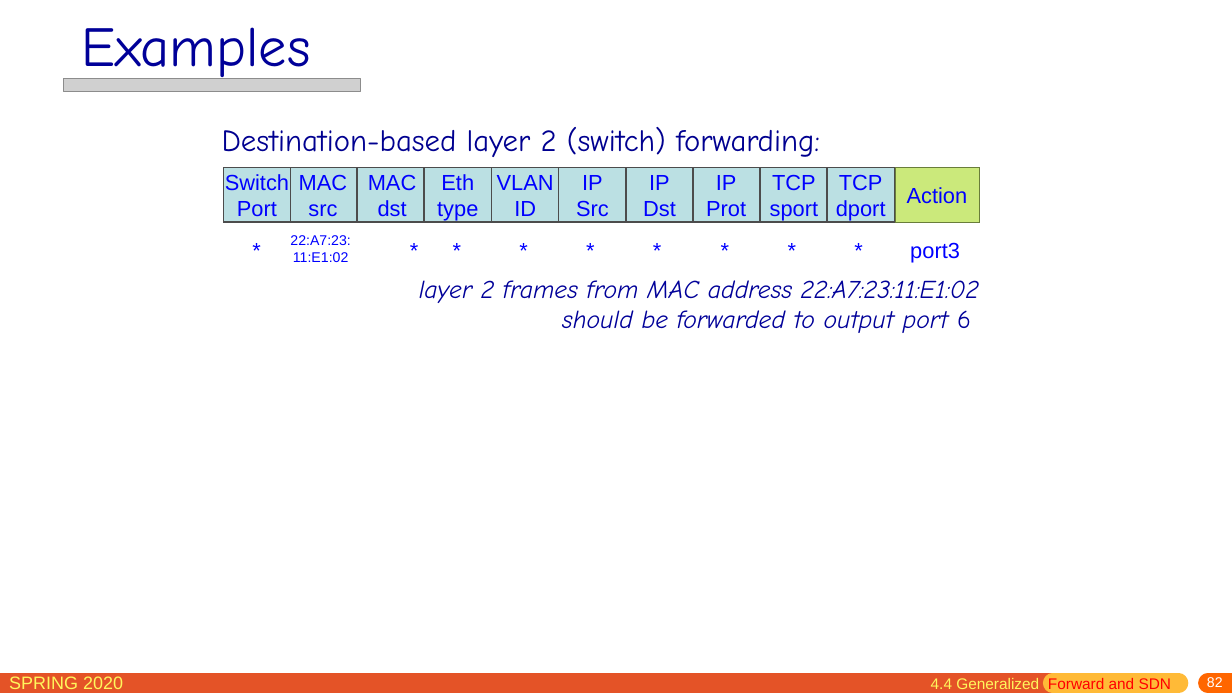
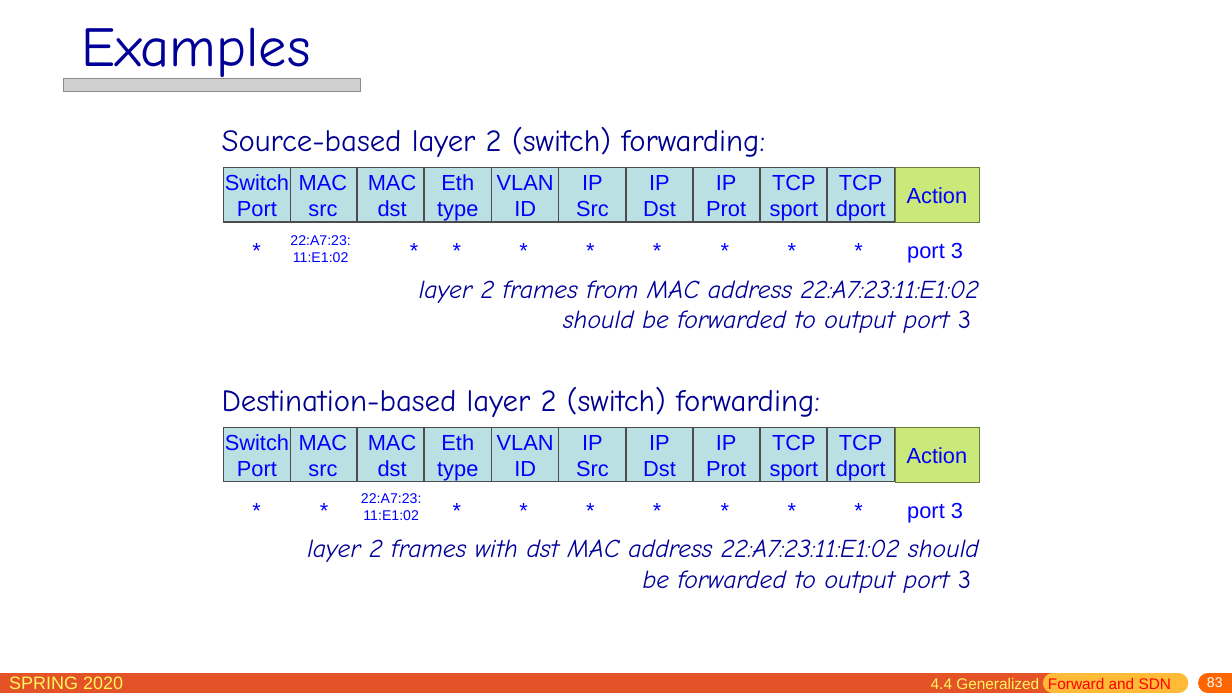
Before and after one commit to network-distributed/presentations, a slide deck: slide 83 of chapter4.pptx (slide 82 before the commit). Drawn at 1232x693 pixels with LibreOffice and Linux fonts; fonts in the diff are those of the drawing; grey boxes stand for pictures. Boxes give left, top, right and bottom in pixels: in the first picture for what was removed or moved away, otherwise in the second. Text is boxed around its words. In the diff, an @@ line names an element or a change of style, - is before the commit and + after.

```diff
--- a/chapter4.pptx
+++ b/chapter4.pptx
@@ text at box(222, 127, 765, 157): text changed @@
-Destination-based layer 2 (switch) forwarding:
+Source-based layer 2 (switch) forwarding:
@@ text at box(907, 242, 963, 263): spaces changed @@
-port3
+port 3
@@ text at box(419, 280, 979, 333): text changed @@
-layer 2 frames from MAC address 22:A7:23:11:E1:02 should be forwarded to output port 6
+layer 2 frames from MAC address 22:A7:23:11:E1:02 should be forwarded to output port 3
@@ text added at box(222, 387, 820, 417), 24 pt, text #000090 @@
+Destination-based layer 2 (switch) forwarding:
@@ group added at box(224, 427, 980, 482): 11 rectangles, 11 texts @@
+Switch
+Port
+MAC
+src
+MAC
+dst
+Eth
+type
+VLAN
+ID
+IP
+Src
+IP
+Dst
+IP
+Prot
+TCP
+sport
+TCP
+dport
+Action
@@ text added at box(224, 494, 290, 526), 17 pt, text #0000FF @@
+*
@@ text added at box(267, 494, 382, 526), 17 pt, text #0000FF @@
+*
@@ text added at box(361, 493, 421, 520), 11 pt, text #0000FF @@
+22:A7:23:
+11:E1:02
@@ text added at box(423, 494, 490, 526), 17 pt, text #0000FF @@
+*
@@ text added at box(491, 494, 557, 526), 17 pt, text #0000FF @@
+*
@@ text added at box(557, 494, 624, 526), 17 pt, text #0000FF @@
+*
@@ text added at box(624, 494, 690, 526), 17 pt, text #0000FF @@
+*
@@ text added at box(691, 494, 758, 526), 17 pt, text #0000FF @@
+*
@@ text added at box(759, 494, 825, 526), 17 pt, text #0000FF @@
+*
@@ text added at box(825, 494, 892, 526), 17 pt, text #0000FF @@
+*
@@ text added at box(907, 502, 963, 523), 17 pt, text #0000FF @@
+port 3
@@ text added at box(307, 539, 979, 593), 20 pt, text #000099, italic @@
+layer 2 frames with dst MAC address 22:A7:23:11:E1:02 should be forwarded to output port 3
@@ page number at box(1207, 677, 1223, 687): text changed @@
-82
+83
```
Also in this commit, not shown: 14 other slides changed, 1 slide added, 1 other file.
